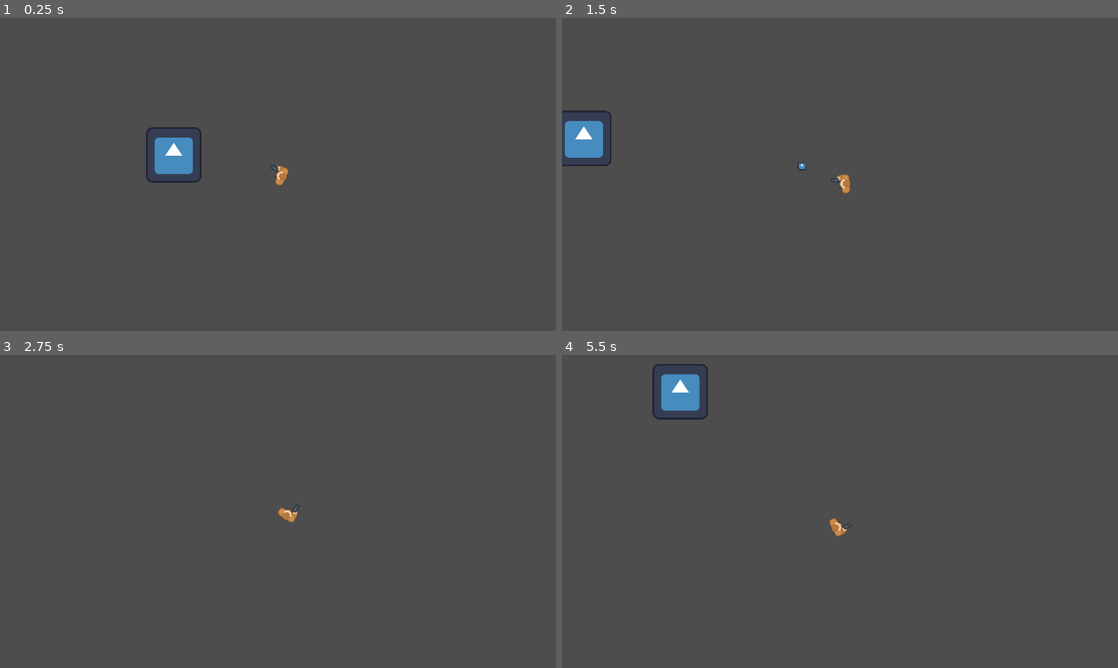
Above: before the commit, frames 1-4 (two rows, left to right).
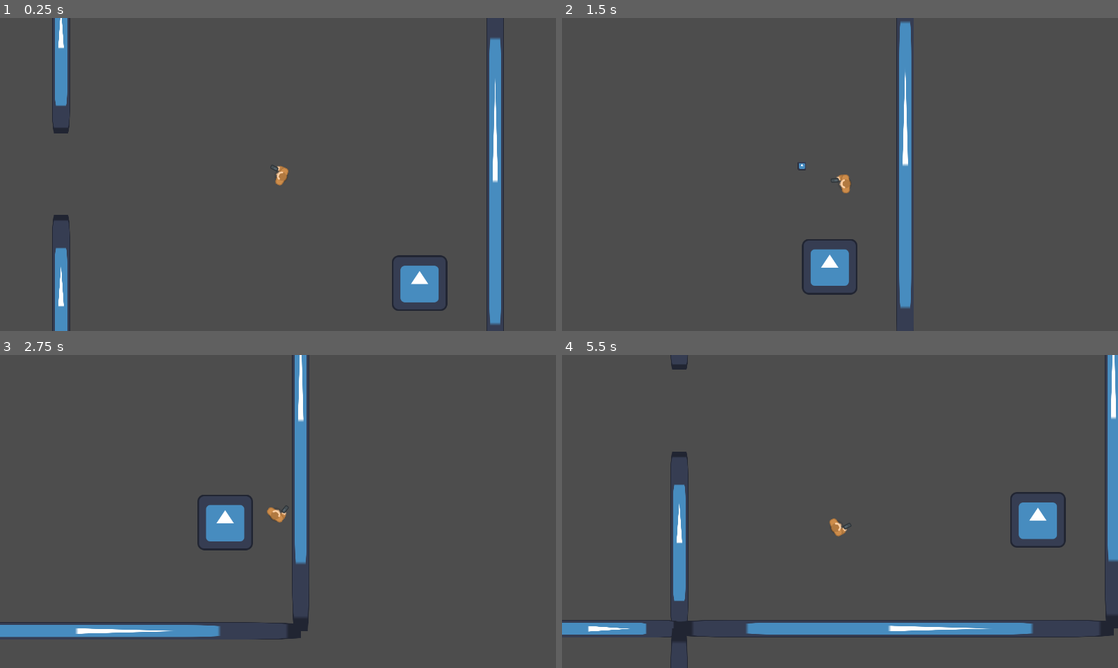
Above: after the commit, the same moments.

Repository: dmq262/Shadow-Stallion
Game: Godot game, scene res://scenes/main.tscn
Same seed, same stepped clock (60 frames per second), same inputs: the game is played once before the commit and once after it. The engine's default icon, where the game draws it, is replaced by a stand-in: a white triangle on a blue panel in a dark square. Sound files missing from this copy of the repository are replaced by a short silence.
Inputs (mouse positions are in pixels of both pictures, inside the frame that each line leads up to):
- Up to frame 1 (0.25 s): no input
- Up to frame 2 (1.5 s): tap Enter at 0.5 s; move the mouse to (962, 158) at 0.52 s; hold D (move_right) 0.53-1.28 s; tap Shift (dash) at 0.6 s; move the mouse to (728, 190) at 1.27 s; hold S (move_down) from 1.28 s (still down); click (728, 190) at 1.35 s
- Up to frame 3 (2.75 s): move the mouse to (333, 442) at 2.02 s; release S (move_down) at 2.03 s; hold D (move_right) from 2.03 s (still down); tap Shift (dash) at 2.1 s
- Up to frame 4 (5.5 s): move the mouse to (812, 574) at 2.77 s; release D (move_right) at 2.78 s; hold W (move_up) 2.78-3.53 s; click (812, 574) at 2.85 s; move the mouse to (1006, 558) at 3.52 s; hold A (move_left) 3.53-5.03 s; tap Shift (dash) at 3.6, 5.1 s; move the mouse to (673, 464) at 4.27 s; click (673, 464) at 4.35 s; move the mouse to (867, 511) at 5.02 s; hold S (move_down) from 5.03 s (still down)

The runs differ from the first frame. In frame 1, 5.8% of the frame differs, in the area x 9-91%, y 0-100%; in frame 2, 4.1%; in frame 3, 4.8%; in frame 4, 7.9%, in the area x 0-100%, y 0-100%.

Commit message:
implemented walls into game

Diff:
--- a/scenes/main.gd
+++ b/scenes/main.gd
@@ -11,4 +11,4 @@
 
 func game_start():
 	$music.play()
-	$room_generator.generate_rooms(5, 64)
+	$room_generator.generate_rooms()
--- a/scenes/main.tscn
+++ b/scenes/main.tscn
@@ -1,9 +1,11 @@
-[gd_scene load_steps=6 format=3 uid="uid://buepa1xrwwjak"]
+[gd_scene load_steps=8 format=3 uid="uid://buepa1xrwwjak"]
 
 [ext_resource type="PackedScene" uid="uid://lho1j1nn418x" path="res://scenes/player.tscn" id="1_chdsk"]
 [ext_resource type="Script" path="res://scenes/main.gd" id="1_ycr1g"]
 [ext_resource type="Script" path="res://scenes/room_generator.gd" id="2_recex"]
 [ext_resource type="AudioStream" uid="uid://di2y33m7tskd0" path="res://art/Koto Breaker - Waterflame.mp3" id="3_85aef"]
+[ext_resource type="PackedScene" uid="uid://t8wfyw8o5x4y" path="res://scenes/wall_solid.tscn" id="3_jflow"]
+[ext_resource type="PackedScene" uid="uid://bgh751mybevw0" path="res://scenes/wall_door.tscn" id="4_1sgyl"]
 [ext_resource type="Texture2D" uid="uid://bclxufr4qgaob" path="res://art/icon.svg" id="4_ktlkw"]
 
 [node name="main" type="Node"]
@@ -11,9 +13,10 @@
 
 [node name="room_generator" type="Node" parent="."]
 script = ExtResource("2_recex")
+wall_scene_solid = ExtResource("3_jflow")
+wall_scene_door = ExtResource("4_1sgyl")
 
 [node name="player" parent="." instance=ExtResource("1_chdsk")]
-position = Vector2(566, 295)
 
 [node name="music" type="AudioStreamPlayer" parent="."]
 stream = ExtResource("3_85aef")
--- a/scenes/room_generator.gd
+++ b/scenes/room_generator.gd
@@ -1,16 +1,19 @@
 extends Node
 
-@export var wall_scene: PackedScene
+@export var wall_scene_solid: PackedScene
+@export var wall_scene_door: PackedScene
 
 var room_grid = []
 var available_rooms = []
 var room_count = 1
+var max_rooms = 19
 var grid_size = 5
-var room_size = 300
+var room_size = 1000
 
 #Generate Rooms
-func generate_rooms(grid_size_input = 5, room_size_input = 64):
+func generate_rooms(grid_size_input = 5, max_rooms_input = 19, room_size_input = 1000):
 	#Set Variables
+	max_rooms = max_rooms_input
 	grid_size = grid_size_input
 	room_size = room_size_input
 
@@ -51,6 +54,7 @@
 	print_rooms()
 
 	#Build Rooms
+	build_rooms(start_room.coordinates)
 
 #Uses depth first search to create rooms
 func add_room(parent, available_rooms):
@@ -62,7 +66,7 @@
 	room_count += 1
 
 	#End SRomm Generation after 19 rooms
-	if room_count > 18:
+	if room_count > max_rooms:
 		return true
 
 	#Pick Random Room, build up avaliable rooms and set parent.
@@ -129,8 +133,40 @@
 		parent = queue.pop_front()
 
 
-func build_rooms():
-	pass
+func build_rooms(center_coordinates):
+	for row in room_grid:
+		for room in row:
+			#Skip if current room is not used
+			if not room.is_room:
+				continue
+
+			#Build Solid Top Wall if there is no room above
+			if room.coordinates.y == 0 or (not room_grid[room.coordinates.y -1][room.coordinates.x].is_room):
+				build_wall((room.coordinates - center_coordinates - Vector2(0, .5)) * room_size, PI/2, wall_scene_solid)
+
+			#Build Solid Left Wall if there is no room to the left
+			if room.coordinates.x == 0 or (not room_grid[room.coordinates.y][room.coordinates.x - 1].is_room):
+				build_wall((room.coordinates - center_coordinates - Vector2(.5, 0)) * room_size, 0, wall_scene_solid)
+
+			#Build Right Wall
+			if room.right_door:
+				build_wall((room.coordinates - center_coordinates + Vector2(.5, 0)) * room_size, 0, wall_scene_door)
+			else:
+				build_wall((room.coordinates - center_coordinates + Vector2(.5, 0)) * room_size, 0, wall_scene_solid)
+
+			#Build Bottom Wall
+			if room.bottom_door:
+				build_wall((room.coordinates - center_coordinates + Vector2(0, .5)) * room_size, PI/2, wall_scene_door)
+			else:
+				build_wall((room.coordinates - center_coordinates + Vector2(0, .5)) * room_size, PI/2, wall_scene_solid)
+
+
+#Helper Function for build_rooms
+func build_wall(wall_position, wall_rotation, wall_scene):
+	var wall = wall_scene.instantiate()
+	wall.position = wall_position
+	wall.rotation = wall_rotation
+	get_tree().current_scene.add_child(wall)
 
 #Print room_grid
 func print_rooms():
--- /dev/null
+++ b/scenes/wall_door.tscn
@@ -0,0 +1,32 @@
+[gd_scene load_steps=3 format=3 uid="uid://bgh751mybevw0"]
+
+[ext_resource type="Texture2D" uid="uid://bclxufr4qgaob" path="res://art/icon.svg" id="1_3aqqa"]
+
+[sub_resource type="RectangleShape2D" id="RectangleShape2D_dp022"]
+size = Vector2(41, 405.75)
+
+[node name="wall_door" type="StaticBody2D" groups=["wall"]]
+
+[node name="Sprite2D2" type="Sprite2D" parent="."]
+position = Vector2(0.5, 296.5)
+scale = Vector2(0.320313, 3.17969)
+texture = ExtResource("1_3aqqa")
+
+[node name="Sprite2D3" type="Sprite2D" parent="."]
+position = Vector2(0.5, -297.5)
+scale = Vector2(0.320313, 3.16406)
+texture = ExtResource("1_3aqqa")
+
+[node name="CollisionShape2D" type="CollisionShape2D" parent="."]
+position = Vector2(-0.5, 297.125)
+shape = SubResource("RectangleShape2D_dp022")
+
+[node name="CollisionShape2D2" type="CollisionShape2D" parent="."]
+position = Vector2(0, -297)
+shape = SubResource("RectangleShape2D_dp022")
+
+[node name="top_left" type="Marker2D" parent="."]
+position = Vector2(-20, -500)
+
+[node name="bottom_right" type="Marker2D" parent="."]
+position = Vector2(20, 500)
--- /dev/null
+++ b/scenes/wall_solid.tscn
@@ -0,0 +1,22 @@
+[gd_scene load_steps=3 format=3 uid="uid://t8wfyw8o5x4y"]
+
+[ext_resource type="Texture2D" uid="uid://bclxufr4qgaob" path="res://art/icon.svg" id="1_qf37x"]
+
+[sub_resource type="RectangleShape2D" id="RectangleShape2D_sj516"]
+size = Vector2(40, 1000)
+
+[node name="wall_solid" type="StaticBody2D" groups=["wall"]]
+
+[node name="Sprite2D" type="Sprite2D" parent="."]
+position = Vector2(0, 2.86102e-05)
+scale = Vector2(0.3125, 7.8125)
+texture = ExtResource("1_qf37x")
+
+[node name="CollisionShape2D" type="CollisionShape2D" parent="."]
+shape = SubResource("RectangleShape2D_sj516")
+
+[node name="top_left" type="Marker2D" parent="."]
+position = Vector2(-20, -500)
+
+[node name="bottom_right" type="Marker2D" parent="."]
+position = Vector2(20, 500)
